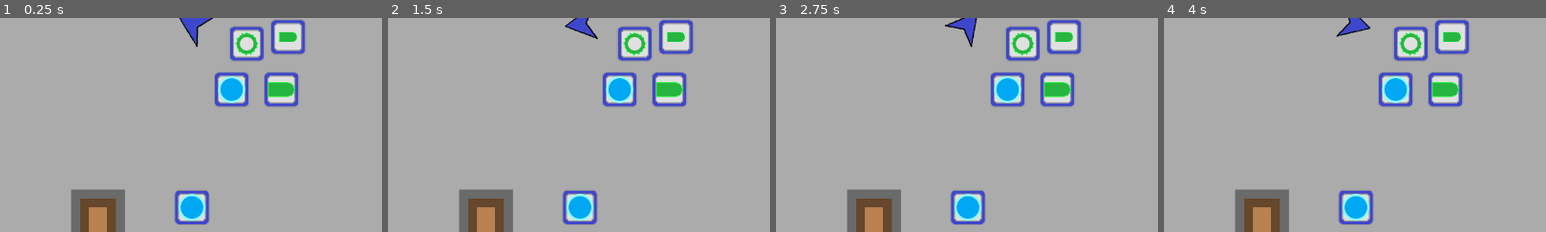
Above: before the commit, frames 1-4 (left to right).
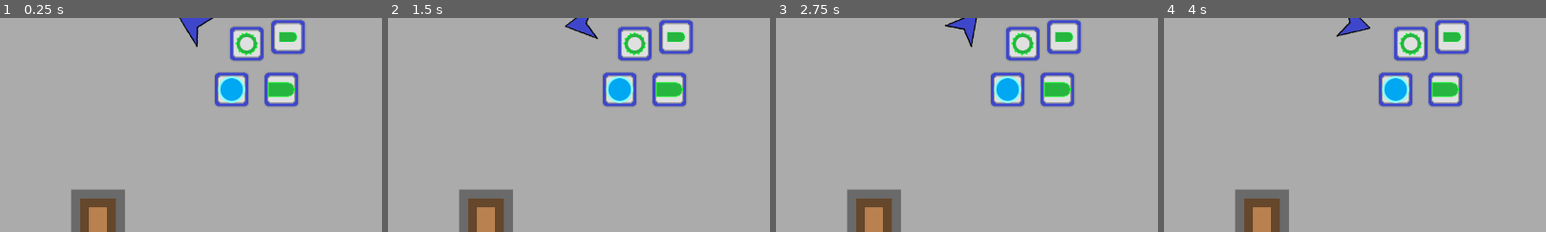
Above: after the commit, the same moments.

Repository: afkpuezo/blinkshooter
Game: Godot game, scene res://scenes/demos/demo.tscn
Same seed, same stepped clock (60 frames per second), same inputs: the game is played once before the commit and once after it.
Inputs (mouse positions are % of the whole screen's width and height, from its top left):
- Up to frame 1 (0.25 s): no input
- Up to frame 2 (1.5 s): tap Enter at 0.5 s; move the mouse to (72, 45) at 0.52 s; click (72, 45) at 0.6 s; tap Space at 1.25 s; move the mouse to (30, 55) at 1.27 s; click (30, 55) at 1.35 s
- Up to frame 3 (2.75 s): tap Enter at 2 s; move the mouse to (60, 28) at 2.02 s; click (60, 28) at 2.1 s
- Up to frame 4 (4 s): tap Space at 2.75 s; move the mouse to (45, 70) at 2.77 s; click (45, 70) at 2.85 s; tap Enter at 3.5 s; move the mouse to (80, 65) at 3.52 s; click (80, 65) at 3.6 s
The pictures show only the part of the screen within x 25-75%, y 49-98%; the shares and areas given below are measured in that part.

The runs differ from the first frame. In frame 1, 1.3% of the frame differs, in the area x 45-55%, y 80-97%; in frame 2, 1.3%; in frame 3, 1.3%; in frame 4, 1.3%.

Commit message:
ActionUIContainer

Diff:
--- a/project.godot
+++ b/project.godot
@@ -19,10 +19,10 @@
 "language": "GDScript",
 "path": "res://scenes/units/player/player_components/action_bar.gd"
 }, {
-"base": "Control",
-"class": "ActionUIPanel",
-"language": "GDScript",
-"path": "res://scenes/ui/player_ui/action_ui/action_ui_panel/action_ui_panel.gd"
+"base": "HBoxContainer",
+"class": "ActionUIContainer",
+"language": "GDScript",
+"path": "res://scenes/ui/player_ui/action_ui/action_ui_container/action_ui_container.gd"
 }, {
 "base": "Control",
 "class": "ActionUITile",
@@ -242,7 +242,7 @@
 _global_script_class_icons={
 "Action": "",
 "ActionBar": "",
-"ActionUIPanel": "",
+"ActionUIContainer": "",
 "ActionUITile": "",
 "AreaOverTimeAttack": "",
 "Blink": "",
--- a/scenes/ui/bars/resource_bar.tscn
+++ b/scenes/ui/bars/resource_bar.tscn
@@ -6,6 +6,7 @@
 [node name="ResourceBar" type="ProgressBar"]
 margin_right = 265.0
 margin_bottom = 92.0
+mouse_filter = 2
 theme = ExtResource( 2 )
 value = 100.0
 percent_visible = false
--- a/scenes/ui/fonts/action_cooldown_font.tres
+++ b/scenes/ui/fonts/action_cooldown_font.tres
@@ -3,7 +3,7 @@
 [ext_resource path="res://scenes/ui/fonts/conthrax-sb.ttf" type="DynamicFontData" id=1]
 
 [resource]
-size = 32
+size = 26
 outline_size = 2
 outline_color = Color( 0, 0, 0, 1 )
 font_data = ExtResource( 1 )
--- a/scenes/ui/player_ui/action_ui/action_ui_panel/action_ui_panel.gd
+++ b/scenes/ui/player_ui/action_ui/action_ui_container/action_ui_container.gd
@@ -1,15 +1,17 @@
-extends Control
-class_name ActionUIPanel
+extends HBoxContainer
+class_name ActionUIContainer
+## an attempt to rewrite the ActionUIPanel, using built in UI stuff
 ## This scene manages the UI tiles for one type of action - Actions or Weapons
+
 
 # these should be set before _ready
 export var is_action = true # what type is monitored, as opposed to weapon
 export var center_justified = true # as opposed to left justified
 
 var tiles := []
-export var tile_spacing := 92 # measured between the CENTER of each tile
 export var tile_scale_factor := 1.0
 onready var tile_scale_vector := Vector2(tile_scale_factor, tile_scale_factor)
+var should_update_tile_order := false
 
 export var action_event := "player_action_bar_tick"
 export var weapon_event := "player_weapon_bar_tick"
@@ -35,7 +37,6 @@
 func on_tick(msg):
 	var tile_index := 0
 	var actions: Array = msg['actions']
-	var should_update_placement := false
 
 	for action_index in range(len(actions)):
 		var action_dict: Dictionary = actions[action_index]
@@ -46,9 +47,8 @@
 		var tile: ActionUITile = tiles[tile_index] if tile_index < len(tiles) else null
 
 		if tile == null or tile.type != action_dict['name']:
-			should_update_placement = true
-			tile = make_new_tile(action_dict['name'])
-			tiles.insert(tile_index, tile)
+			tile = make_new_tile(action_dict['name'], tile_index, action_index)
+			should_update_tile_order = true
 
 		# this part happens whether or not the tile is new
 		tile.set_cooldown(action_dict['cooldown_remaining'])
@@ -59,31 +59,28 @@
 		tile_index += 1
 		tile_index = min(tile_index, len(tiles))
 	# end for action_index
-	if should_update_placement:
-		update_tile_placement()
+	if should_update_tile_order:
+		update_tile_order()
+		should_update_tile_order = false
 
 
-## takes care of adding the tile as a child
-func make_new_tile(type: String) -> ActionUITile:
+## takes care of adding the tile as a child and in the array var
+## action_index controls the hotkey label
+func make_new_tile(type: String, tile_index: int, action_index: int) -> ActionUITile:
 	var tile = tile_scene.instance()
+	add_child(tile)
+
+	tile.set_hotkey(hotkeys[action_index])
 	tile.set_type(type)
 	tile.rect_scale = tile_scale_vector
-	add_child(tile)
+	tiles.insert(tile_index, tile)
 	return tile
 
-## called when a new tile is added
-func update_tile_placement():
-	# determine starting position based on justification and number of tiles
-	var x_step = 0
 
-	if center_justified:
-		var are_tiles_even = len(tiles) % 2 == 0
-		x_step = (tile_spacing / 2) if are_tiles_even else 0
-		x_step += (len(tiles) / -2) * tile_spacing
-	else:
-		pass # don't change start
-
-	var base_x = rect_position[0]
+## I think the only way to update the order in a container is to remove the
+## tiles as children and then re-add them
+func update_tile_order():
 	for tile in tiles:
-		tile.rect_position = Vector2(base_x + x_step, 0)
-		x_step += tile_spacing
+		remove_child(tile)
+	for tile in tiles:
+		add_child(tile)
--- a/scenes/ui/player_ui/action_ui/action_ui_container.tscn
+++ b/scenes/ui/player_ui/action_ui/action_ui_container/action_ui_container.tscn
@@ -1,6 +1,7 @@
-[gd_scene load_steps=2 format=2]
+[gd_scene load_steps=3 format=2]
 
 [ext_resource path="res://scenes/ui/player_ui/action_ui/action_ui_tile/action_ui_tile.tscn" type="PackedScene" id=1]
+[ext_resource path="res://scenes/ui/player_ui/action_ui/action_ui_container/action_ui_container.gd" type="Script" id=2]
 
 [node name="ActionUIContainer" type="HBoxContainer"]
 margin_left = -32.0
@@ -11,11 +12,6 @@
 grow_vertical = 2
 rect_pivot_offset = Vector2( 32, 32 )
 mouse_filter = 2
-custom_constants/separation = 64
 alignment = 1
-
-[node name="ActionUITile" parent="." instance=ExtResource( 1 )]
-margin_left = 0.0
-margin_top = 0.0
-margin_right = 0.0
-margin_bottom = 0.0
+script = ExtResource( 2 )
+tile_scene = ExtResource( 1 )
--- a/scenes/ui/player_ui/action_ui/action_ui_panel/action_ui_panel.tscn
+++ /dev/null
@@ -1,12 +0,0 @@
-[gd_scene load_steps=3 format=2]
-
-[ext_resource path="res://scenes/ui/player_ui/action_ui/action_ui_panel/action_ui_panel.gd" type="Script" id=1]
-[ext_resource path="res://scenes/ui/player_ui/action_ui/action_ui_tile/action_ui_tile.tscn" type="PackedScene" id=2]
-
-[node name="ActionUIPanel" type="Control"]
-anchor_right = 1.0
-anchor_bottom = 1.0
-mouse_filter = 2
-script = ExtResource( 1 )
-tile_spacing = 72
-tile_scene = ExtResource( 2 )
--- a/scenes/ui/player_ui/action_ui/action_ui_tile/action_ui_tile.gd
+++ b/scenes/ui/player_ui/action_ui/action_ui_tile/action_ui_tile.gd
@@ -29,19 +29,19 @@
 
 func _ready() -> void:
 	set_is_ready()
+
+
+## type should be the name of the Action node
+## should be called AFTER ready
+func set_type(new_type: String):
+	#print("set_type called with new_type: %s" % new_type)
+	type = new_type
 	var texture
 	if type in types_to_textures:
 		texture = types_to_textures[type]
 	else:
 		texture = types_to_textures['Default']
 	texture_rect.texture = load(texture)
-
-
-## type should be the name of the Action node
-## should be called BEFORE ready
-func set_type(new_type: String):
-	#print("set_type called with new_type: %s" % new_type)
-	type = new_type
 
 
 func set_is_ready(value = true):
@@ -73,4 +73,5 @@
 
 
 func set_hotkey(text):
+	print("set_hotkey called with %s" % text)
 	hotkey_label.text = text
--- a/scenes/ui/player_ui/action_ui/action_ui_tile/action_ui_tile.tscn
+++ b/scenes/ui/player_ui/action_ui/action_ui_tile/action_ui_tile.tscn
@@ -28,10 +28,11 @@
 [node name="ActionUITile" type="Control"]
 margin_left = -32.0
 margin_top = -32.0
-margin_right = -32.0
-margin_bottom = -32.0
+margin_right = 32.0
+margin_bottom = 32.0
 grow_horizontal = 2
 grow_vertical = 2
+rect_min_size = Vector2( 64, 64 )
 mouse_filter = 2
 script = ExtResource( 2 )
 default_modulate = Color( 1, 1, 1, 1 )
@@ -46,12 +47,14 @@
 margin_bottom = 64.0
 rect_min_size = Vector2( 64, 64 )
 rect_pivot_offset = Vector2( 32, 32 )
+mouse_filter = 2
 texture = ExtResource( 1 )
 stretch_mode = 1
 
 [node name="CooldownLabel" type="Label" parent="."]
 margin_right = 64.0
 margin_bottom = 64.0
+rect_min_size = Vector2( 64, 64 )
 custom_colors/font_color = Color( 1, 1, 0, 1 )
 custom_fonts/font = ExtResource( 4 )
 align = 1
@@ -62,5 +65,6 @@
 [node name="HotkeyLabel" type="Label" parent="."]
 margin_right = 64.0
 margin_bottom = 64.0
+rect_min_size = Vector2( 64, 64 )
 custom_fonts/font = ExtResource( 3 )
 uppercase = true
--- a/scenes/ui/player_ui/player_ui.tscn
+++ b/scenes/ui/player_ui/player_ui.tscn
@@ -3,13 +3,14 @@
 [ext_resource path="res://scenes/ui/player_ui/resource_bar_manager.gd" type="Script" id=1]
 [ext_resource path="res://scenes/ui/bars/resource_bar.tscn" type="PackedScene" id=2]
 [ext_resource path="res://scenes/ui/bars/themes/player_energy_bar_theme.tres" type="Theme" id=3]
-[ext_resource path="res://scenes/ui/player_ui/action_ui/action_ui_container.tscn" type="PackedScene" id=4]
+[ext_resource path="res://scenes/ui/player_ui/action_ui/action_ui_container/action_ui_container.tscn" type="PackedScene" id=4]
 
 [node name="PlayerUI" type="CanvasLayer"]
 
 [node name="ResourceBarManager" type="Control" parent="."]
 margin_right = 40.0
 margin_bottom = 40.0
+mouse_filter = 2
 script = ExtResource( 1 )
 
 [node name="HealthBar" parent="ResourceBarManager" instance=ExtResource( 2 )]
@@ -25,6 +26,9 @@
 [node name="ActionUI" type="Control" parent="."]
 anchor_right = 1.0
 anchor_bottom = 1.0
+margin_left = 32.0
+margin_right = 32.0
+mouse_filter = 2
 
 [node name="CenterContainer" type="CenterContainer" parent="ActionUI"]
 anchor_top = 0.856
@@ -34,6 +38,7 @@
 margin_top = -32.0
 margin_right = -32.0
 margin_bottom = -32.0
+mouse_filter = 2
 
 [node name="ActionUIContainer" parent="ActionUI/CenterContainer" instance=ExtResource( 4 )]
 margin_left = 683.0
